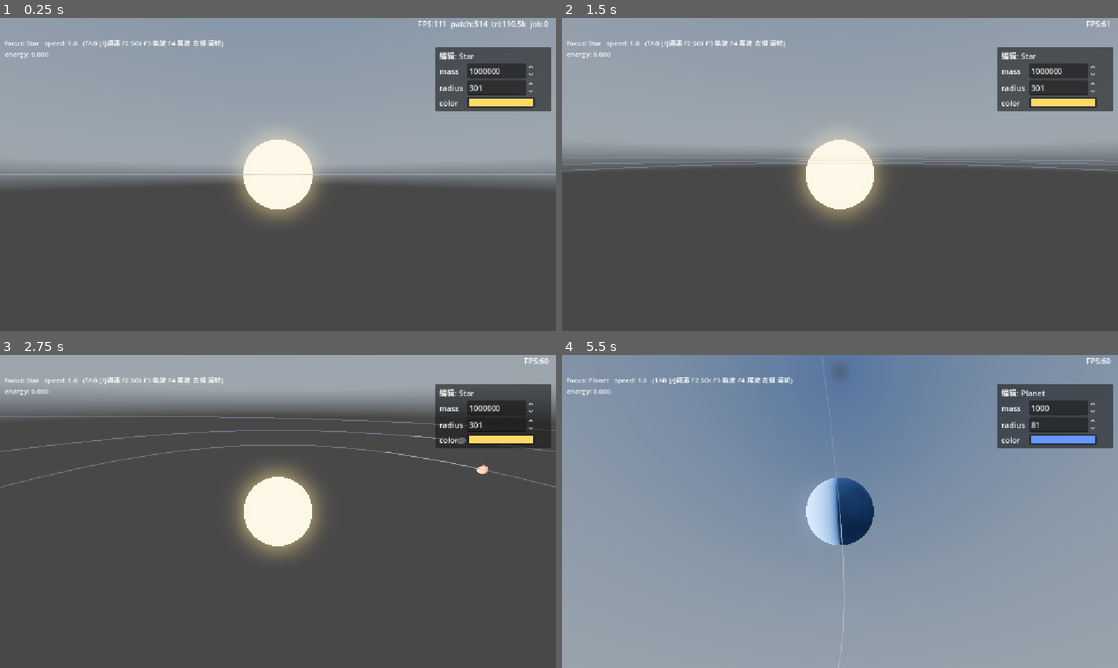
Above: before the commit, frames 1-4 (two rows, left to right).
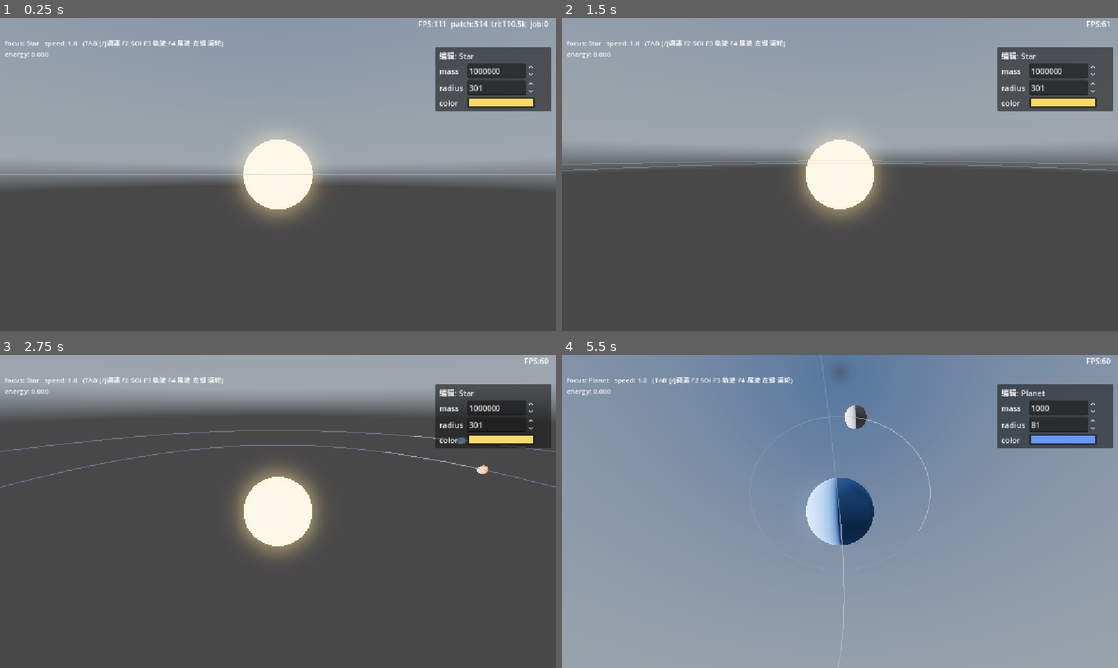
Above: after the commit, the same moments.

Repository: xiaobaibaix/stellar_era_godot
Game: Godot game, scene res://scenes/main.tscn
Two runs of this game, one before a commit and one after it. Both use one fixed random seed, a clock stepped at 60 frames per second and the inputs below. A sky picture missing from this copy of the repository is replaced by a grey-blue gradient.
Inputs (mouse positions are in pixels of both pictures, inside the frame that each line leads up to):
- Up to frame 1 (0.25 s): no input
- Up to frame 2 (1.5 s): tap Enter at 0.5 s; move the mouse to (962, 158) at 0.52 s; hold D 0.53-1.25 s; hold Q 0.53-1.25 s; click (962, 158) at 0.67 s; tap Space at 0.77, 1.25 s; drag from (728, 190) to (812, 237) at 1.27 s
- Up to frame 3 (2.75 s): move the mouse to (333, 442) at 2.02 s; hold D from 2.03 s (still down); tap Shift at 2.1 s
- Up to frame 4 (5.5 s): release D at 2.75 s; drag from (812, 574) to (673, 464) at 2.77 s; move the mouse to (1006, 558) at 3.52 s; hold A 3.53-4.25 s; tap Enter at 3.6, 4.25 s; tap Space at 3.77 s; drag from (673, 464) to (756, 433) at 4.27 s; move the mouse to (867, 511) at 5.02 s; hold S from 5.03 s (still down); tap Tab at 5.1 s; click (867, 511) at 5.17 s

The runs differ from the first frame. In frame 2, 0.2% of the frame differs, in the area x 38-100%, y 44-46%; in frame 3, 0.2%; in frame 4, 0.4%, in the area x 46-67%, y 0-100%.

Commit message:
修复：soi范围无穷大的时候不用画

Diff:
--- a/celestial_system.gd
+++ b/celestial_system.gd
@@ -433,11 +433,13 @@
 
 
 func _update_soi(ox: float, oy: float, oz: float) -> void:
-	if not _show_soi:
-		return
+	# visible = 全局开关 且 该 SOI 有外部摄动源(mesh 非空)。
+	# 无源(如单恒星系的恒星, SOI 无穷大)→ mesh=null → 永远隐藏, 不画无意义的"无穷大"圈。
 	for i in range(_soi_spheres.size()):
-		_soi_spheres[i].visible = true
-		_soi_spheres[i].global_position = Vector3.ZERO
+		var sph: MeshInstance3D = _soi_spheres[i]
+		sph.visible = _show_soi and sph.mesh != null
+		if sph.visible:
+			sph.global_position = Vector3.ZERO
 	_soi_rebuild_counter += 1
 	if _soi_rebuild_counter >= soi_rebuild_interval:
 		_soi_rebuild_counter = 0
@@ -455,6 +457,10 @@
 		var sources: Array[Celestial] = []
 		_collect_perturbers(tgt, sources)
 		sph.global_position = Vector3.ZERO
+		if sources.is_empty():
+			# 无外部摄动源(孤立恒星系的恒星) → SOI 理论无穷大, 无有意义边界 → 不画。
+			sph.mesh = null
+			continue
 		sph.mesh = _make_potential_surface_mesh(tgt.dominant, sources,
 			global_ox, global_oy, global_oz, 8, 4, tgt._hill_radius)
 
@@ -1423,7 +1429,7 @@
 			KEY_F2:
 				_show_soi = not _show_soi
 				for sph in _soi_spheres:
-					sph.visible = _show_soi
+					sph.visible = _show_soi and sph.mesh != null
 			KEY_F3:
 				_show_orbit = not _show_orbit
 				for ring in _orbit_rings:
--- a/scenes/main.tscn
+++ b/scenes/main.tscn
@@ -158,9 +158,9 @@
 is_dominant = true
 
 [node name="MoonSystem" parent="CelestialSystem/CelestialSystem1/PlanetSystem1" unique_id=1785284761 instance=ExtResource("8_tipki")]
+transform = Transform3D(1, 0, 0, 0, 1, 0, 0, 0, 1, 209.53174, 0, 0)
 
 [node name="Moon" parent="CelestialSystem/CelestialSystem1/PlanetSystem1/MoonSystem" unique_id=607143191 instance=ExtResource("9_cel")]
-transform = Transform3D(1, 0, 0, 0, 1, 0, 0, 0, 1, 300, 0, 0)
 mass = 5.0
 radius = 20.0
 type = "moon"
